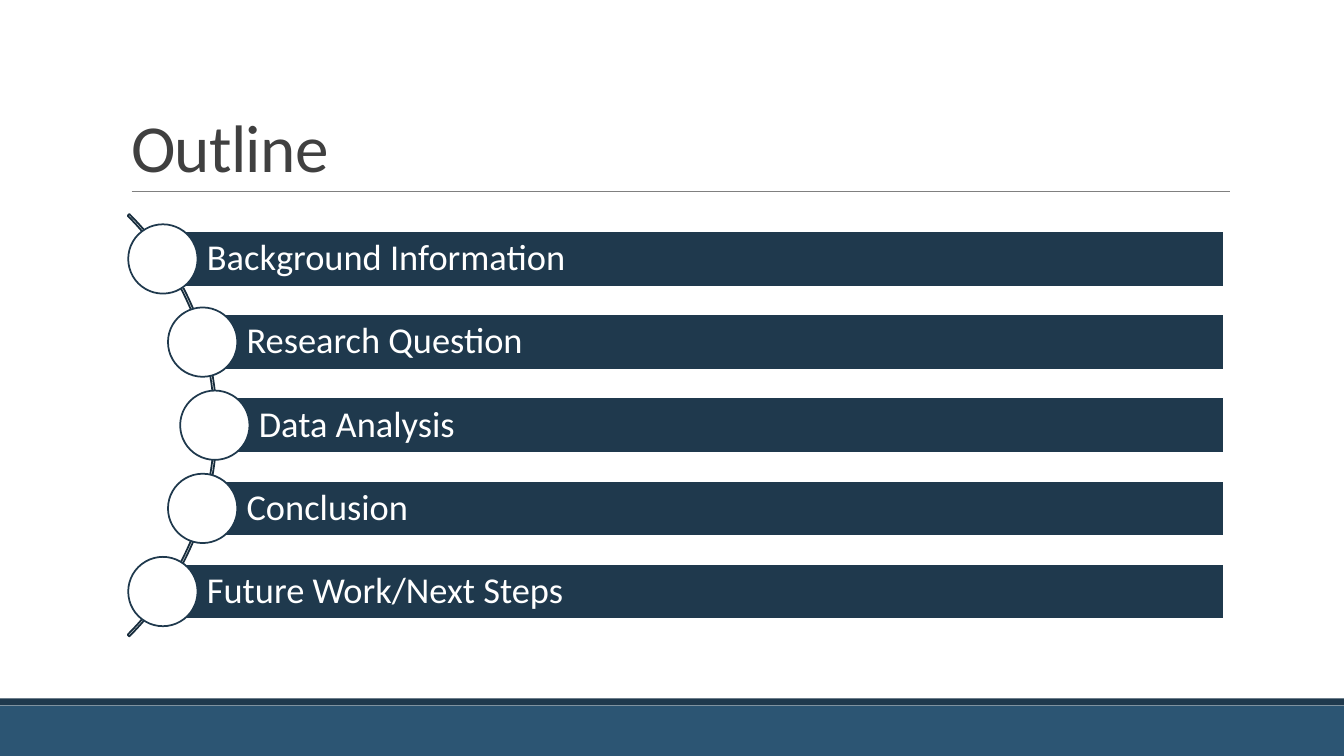
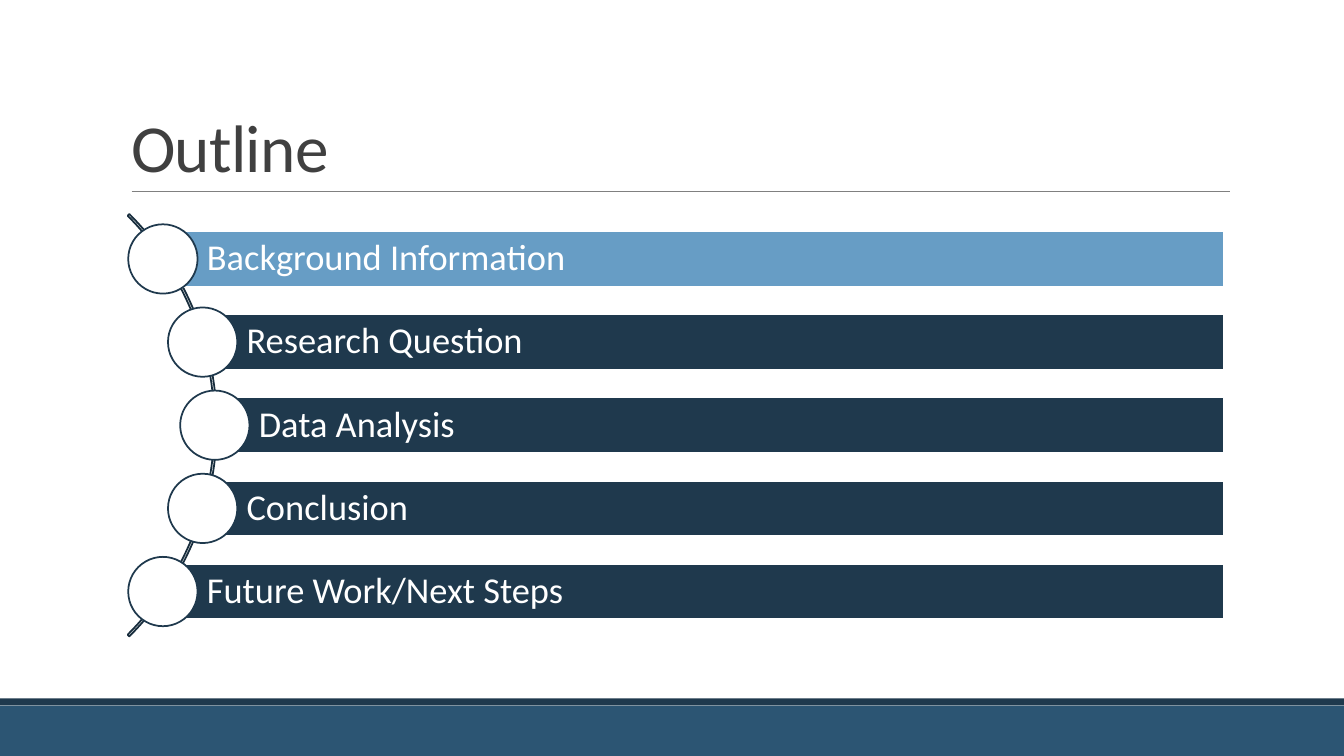
Before and after one commit to jackcopeland11/nyc_apartment_rent_analysis, a slide deck: slide 2 of Covid-19 and the NYC Apartment Market.pptx. Drawn at 1344x756 pixels with LibreOffice and Linux fonts; fonts in the diff are those of the drawing. Boxes give left, top, right and bottom in pixels: in the first picture for what was removed or moved away, otherwise in the second. Text is boxed around its words. In the diff, an @@ line names an element or a change of style, - is before the commit and + after.

```diff
--- a/Covid-19 and the NYC Apartment Market.pptx
+++ b/Covid-19 and the NYC Apartment Market.pptx
@@ rectangle at [163, 231, 1224, 286]: fill #1F394D to #679DC5 @@
```
Also in this commit, not shown: 10 other slides changed, 2 slides added.
